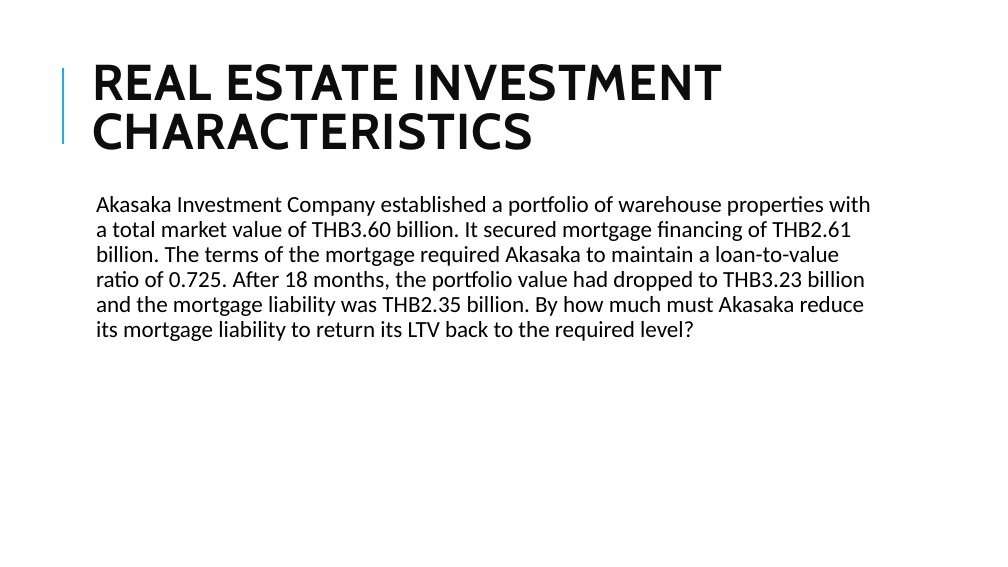
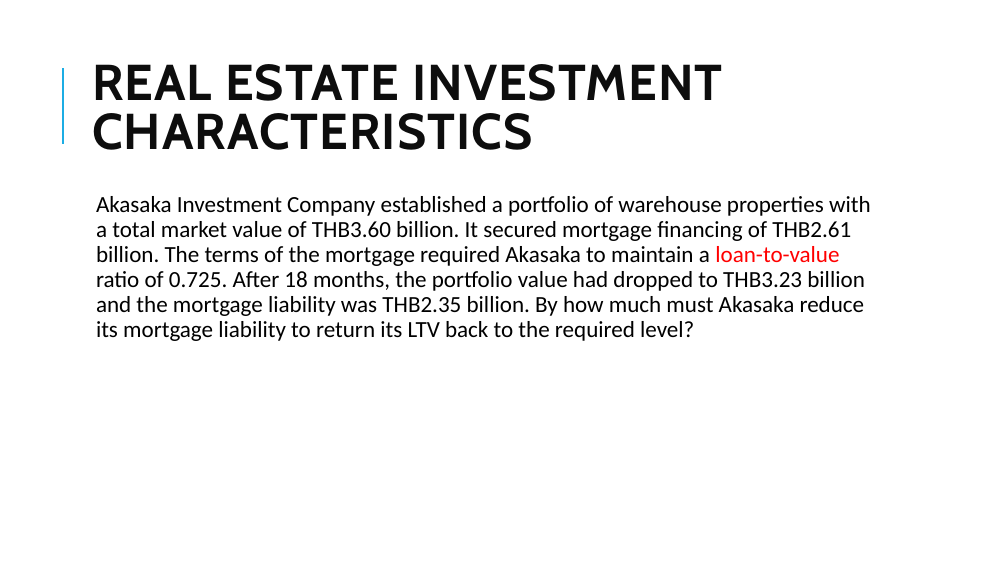
Before and after one commit to Isco0530/data, a slide deck: slide 69 of 2024Alternative.pptx. Drawn at 1008x567 pixels with LibreOffice and Linux fonts; fonts in the diff are those of the drawing. Boxes give left, top, right and bottom in pixels: in the first picture for what was removed or moved away, otherwise in the second. Text is boxed around its words. In the diff, an @@ line names an element or a change of style, - is before the commit and + after.

```diff
--- a/2024Alternative.pptx
+++ b/2024Alternative.pptx
@@ text "Akasaka Investment Company established a ..." at (96,196,871,341): text colour #000000 to #FF0000 in "loan-to-value" @@
```
Also in this commit, not shown: 3 other slides changed.
